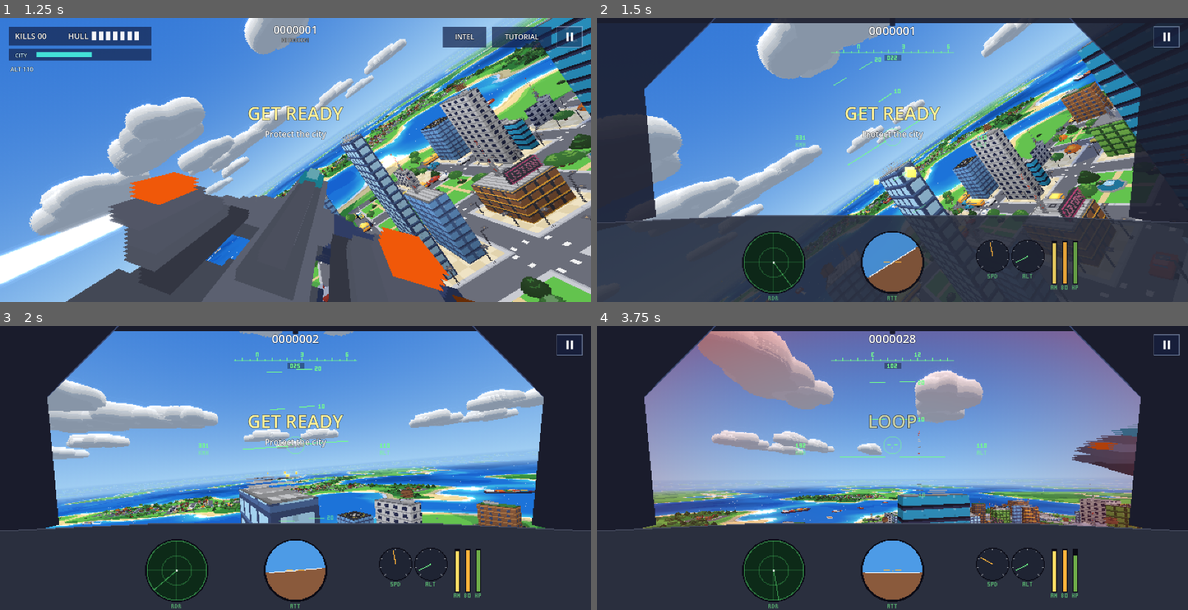
Above: before the commit, frames 1-4 (two rows, left to right).
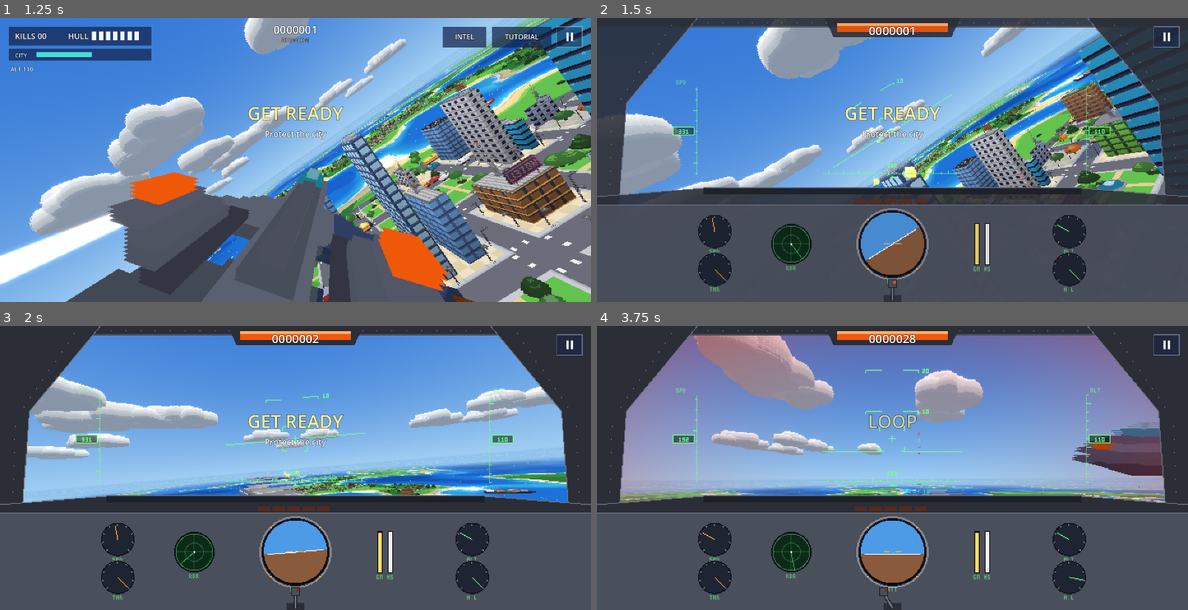
Above: after the commit, the same moments.

Repository: andriiolshevskyi7-hash/sky-stack
Game: Godot game, scene res://main.tscn
Same seed, same stepped clock (60 frames per second), same inputs: the game is played once before the commit and once after it.
Inputs (mouse positions are in pixels of both pictures, inside the frame that each line leads up to):
- Up to frame 1 (1.25 s): tap Enter at 0.5 s; move the mouse to (425, 145) at 0.52 s; hold D from 0.53 s (still down); tap C at 0.6 s; click (425, 145) at 0.67 s; tap Space at 0.77 s
- Up to frame 2 (1.5 s): release D at 1.25 s; drag from (774, 174) to (862, 216) at 1.27 s
- Up to frame 3 (2 s): no input
- Up to frame 4 (3.75 s): move the mouse to (951, 405) at 2.02 s; hold D 2.03-2.75 s; tap P at 2.1 s; tap Space at 2.75 s; drag from (862, 524) to (715, 425) at 2.77 s; tap Enter at 3.5 s; move the mouse to (1069, 510) at 3.52 s; hold A from 3.53 s (still down); tap L at 3.6 s

Frame 1 is identical in both runs. In frame 2, 29% of the frame differs, in the area x 0-100%, y 0-100%; in frame 3, 43%; in frame 4, 43%.

Commit message:
Cockpit: detailed canopy, dashboard and HUD
- Canopy frame with rivets, top bow with an orange-lit mirror, side posts
- Dashboard: glare shield, warning-light row (hull, missile warning,
  reload, thrusters, low altitude), big attitude ball with bezel, side
  gauges (speed, thrust, altitude, hull), radar, gun/missile bars and a
  control stick that moves with the input (trigger lights when firing)
- HUD: pitch ladder (solid above, dashed below, bracket tips) that rolls
  with the jet, speed and altitude tapes, heading scale, gun reticle,
  lock-on circle that shrinks and turns red, COUNTER cue

Co-Authored-By: Claude Opus 5.5 <noreply@anthropic.com>
Claude-Session: https://claude.ai/code/session_01L9hRBCRnnnxvoWgFDdSWFJ

Diff:
--- a/scripts/cockpit.gd
+++ b/scripts/cockpit.gd
@@ -59,96 +59,194 @@
 	var jet: Jet = game.jet
 	var w := size.x
 	var h := size.y
-	var c := Vector2(floorf(w * 0.5), floorf(h * 0.42))
+	var c := Vector2(floorf(w * 0.5), floorf(h * 0.4))
 	_draw_hud(jet, c, w, h)
 	_draw_canopy(w, h)
 	_draw_dash(jet, w, h)
 
 
+func _tape(x: float, y0: float, hgt: float, value: float, step: float, px_per_unit: float, right_side: bool, label: String) -> void:
+	# vertical tape with ticks and a boxed readout
+	var cy := y0 + hgt * 0.5
+	draw_line(Vector2(x, y0), Vector2(x, y0 + hgt), HUD_DIM, 1.0)
+	var first := floorf((value - hgt * 0.5 / px_per_unit) / step) * step
+	var v := first
+	while v <= value + hgt * 0.5 / px_per_unit:
+		var y := roundf(cy - (v - value) * px_per_unit)
+		if y >= y0 and y <= y0 + hgt:
+			var major := is_zero_approx(fmod(absf(v), step * 5.0))
+			var tl := 5.0 if major else 2.0
+			draw_line(Vector2(x, y), Vector2(x + (tl if right_side else -tl), y), HUD, 1.0)
+		v += step
+	var bx := x + (3.0 if right_side else -27.0)
+	draw_rect(Rect2(bx, cy - 4, 24, 9), Color(0, 0.1, 0, 0.55))
+	draw_rect(Rect2(bx, cy - 4, 24, 9), HUD, false, 1.0)
+	ptext(Vector2(bx + 12, cy - 2), str(int(value)), HUD, true)
+	ptext(Vector2(x + (4.0 if right_side else -24.0), y0 - 8), label, HUD_DIM)
+
+
 func _draw_hud(jet: Jet, c: Vector2, w: float, h: float) -> void:
-	var px_per_deg := h / 76.0
-	var roll := jet.roll
-	var pitch_deg := rad_to_deg(jet.pitch)
+	var px_per_deg := h / 70.0
+	var roll := jet.roll + jet.roll_extra
+	var pitch_deg := rad_to_deg(wrapf(jet.pitch, -PI, PI))
 	var right := Vector2(cos(roll), sin(roll))
 	var down := Vector2(-sin(roll), cos(roll))
-	# pitch ladder every 10 degrees
-	for k in range(-6, 7):
+	# pitch ladder: solid above the horizon, dashed below, bracket ends
+	for k in range(-9, 10):
 		var deg := k * 10
 		var off := (pitch_deg - deg) * px_per_deg
-		if absf(off) > h * 0.3:
+		if absf(off) > h * 0.26:
 			continue
 		var mid := c + down * off
-		var half := 26.0 if deg != 0 else 60.0
-		var gap := 8.0
+		var half := 30.0 if deg != 0 else 80.0
+		var gap := 12.0
 		var col := HUD if deg >= 0 else HUD_DIM
-		draw_line((mid - right * half).round(), (mid - right * gap).round(), col, 1.0)
-		draw_line((mid + right * gap).round(), (mid + right * half).round(), col, 1.0)
+		if deg < 0:
+			for side in [-1.0, 1.0]:
+				var t := gap
+				while t < half:
+					draw_line((mid + right * side * t).round(), (mid + right * side * minf(t + 3.0, half)).round(), col, 1.0)
+					t += 6.0
+		else:
+			draw_line((mid - right * half).round(), (mid - right * gap).round(), col, 1.0)
+			draw_line((mid + right * gap).round(), (mid + right * half).round(), col, 1.0)
 		if deg != 0:
-			ptext(mid + right * (half + 4) - Vector2(0, 2), str(absi(deg)), col)
-	# boresight
-	draw_line(c + Vector2(-6, 0), c + Vector2(-2, 0), HUD, 1.0)
-	draw_line(c + Vector2(2, 0), c + Vector2(6, 0), HUD, 1.0)
-	draw_line(c + Vector2(0, 2), c + Vector2(0, 4), HUD, 1.0)
-	draw_arc(c, 10.0, 0, TAU, 20, HUD_DIM, 1.0)
-	# heading tape
+			var tip := down * (3.0 if deg > 0 else -3.0)
+			draw_line((mid - right * half).round(), (mid - right * half + tip).round(), col, 1.0)
+			draw_line((mid + right * half).round(), (mid + right * half + tip).round(), col, 1.0)
+			ptext(mid + right * (half + 5) - Vector2(0, 2), str(absi(deg)), col)
+	# gun reticle: cross + corner brackets
+	draw_line(c + Vector2(-4, 0), c + Vector2(4, 0), HUD, 1.0)
+	draw_line(c + Vector2(0, -4), c + Vector2(0, 4), HUD, 1.0)
+	for sx in [-1.0, 1.0]:
+		for sy in [-1.0, 1.0]:
+			var p := c + Vector2(sx * 14.0, sy * 14.0)
+			draw_line(p, p - Vector2(sx * 5.0, 0), HUD, 1.0)
+			draw_line(p, p - Vector2(0, sy * 5.0), HUD, 1.0)
+	# lock-on circle around the target
+	var m: Missiles = game.missiles
+	if m.lock_target != null and m.lock_target.active and not game.cam.is_position_behind(m.lock_target.pos):
+		var tp: Vector2 = game.cam.unproject_position(m.lock_target.pos)
+		var k2 := clampf(m.lock_t / Missiles.LOCK_TIME, 0.0, 1.0)
+		var rr := lerpf(26.0, 10.0, k2)
+		draw_arc(tp.round(), rr, 0, TAU, 24, RED if m.locked else Color(1, 0.85, 0.3), 1.0)
+		if m.locked:
+			ptext(tp + Vector2(0, rr + 3), "LOCK", RED, true)
+	# speed + altitude tapes
+	_tape(floorf(w * 0.17), c.y - 50, 100, jet.speed * 3.6, 10.0, 1.2, false, "SPD")
+	_tape(floorf(w * 0.83), c.y - 50, 100, jet.position.y, 10.0, 1.0, true, "ALT")
+	# heading scale (bottom of the HUD glass)
 	var hdg := fposmod(rad_to_deg(-jet.yaw), 360.0)
-	var ty := floorf(h * 0.1)
-	draw_line(Vector2(c.x - 70, ty + 8), Vector2(c.x + 70, ty + 8), HUD_DIM, 1.0)
-	for d in range(-40, 41, 5):
+	var ty := floorf(h * 0.55)
+	draw_line(Vector2(c.x - 80, ty), Vector2(c.x + 80, ty), HUD_DIM, 1.0)
+	for d in range(-45, 46, 5):
 		var a := roundi(hdg / 5.0) * 5 + d
 		var x := c.x + (a - hdg) * 1.7
-		if absf(x - c.x) > 70.0:
+		if absf(x - c.x) > 80.0:
 			continue
 		var tick := 4.0 if posmod(a, 10) == 0 else 2.0
-		draw_line(Vector2(roundf(x), ty + 8), Vector2(roundf(x), ty + 8 - tick), HUD, 1.0)
-		if posmod(a, 30) == 0:
-			var lbl := str(posmod(a, 360) / 10)
-			match posmod(a, 360):
-				0:
-					lbl = "N"
-				90:
-					lbl = "E"
-				180:
-					lbl = "S"
-				270:
-					lbl = "W"
-			ptext(Vector2(x, ty - 2), lbl, HUD, true)
-	draw_rect(Rect2(c.x - 9, ty + 10, 19, 7), Color(0, 0, 0, 0.35))
-	ptext(Vector2(c.x, ty + 11), "%03d" % int(hdg), HUD, true)
-	# speed / altitude boxes
-	ptext(Vector2(c.x - 110, c.y - 2), "%d" % int(jet.speed * 3.6), HUD)
-	ptext(Vector2(c.x + 96, c.y - 2), "%d" % int(jet.position.y), HUD)
-	ptext(Vector2(c.x - 110, c.y + 6), "KMH", HUD_DIM)
-	ptext(Vector2(c.x + 96, c.y + 6), "ALT", HUD_DIM)
+		draw_line(Vector2(roundf(x), ty), Vector2(roundf(x), ty - tick), HUD, 1.0)
+	draw_colored_polygon(PackedVector2Array([Vector2(c.x, ty + 1), Vector2(c.x - 3, ty + 5), Vector2(c.x + 3, ty + 5)]), HUD)
+	ptext(Vector2(c.x, ty - 12), "%03d" % int(hdg), HUD, true)
 	if jet.multiplier > 1:
-		ptext(Vector2(c.x, c.y + 40), "LOW X%d" % jet.multiplier, AMBER, true)
+		ptext(Vector2(c.x, c.y + 30), "LOW X%d" % jet.multiplier, AMBER, true)
+	if m.counter_t > 0.0:
+		ptext(Vector2(c.x, c.y - 34), "COUNTER", RED, true)
+
+
+const METAL := Color("4a4f5c")
+const METAL_D := Color("2b2e37")
+const METAL_L := Color("6d7386")
+const RIVET := Color("8b8d96")
+
+
+func _rivets(a: Vector2, b: Vector2, n: int) -> void:
+	for i in n:
+		var p := a.lerp(b, (i + 0.5) / n).round()
+		draw_rect(Rect2(p, Vector2(1, 1)), RIVET)
 
 
 func _draw_canopy(w: float, h: float) -> void:
-	# top bow + side struts
-	draw_rect(Rect2(0, 0, w, 6), FRAME)
-	draw_colored_polygon(PackedVector2Array([Vector2(0, 0), Vector2(w * 0.2, 0), Vector2(w * 0.08, h * 0.25), Vector2(0, h * 0.45)]), FRAME)
-	draw_colored_polygon(PackedVector2Array([Vector2(w, 0), Vector2(w * 0.8, 0), Vector2(w * 0.92, h * 0.25), Vector2(w, h * 0.45)]), FRAME)
-	draw_line(Vector2(w * 0.2, 0), Vector2(w * 0.08, h * 0.25), FRAME_HI, 1.0)
-	draw_line(Vector2(w * 0.8, 0), Vector2(w * 0.92, h * 0.25), FRAME_HI, 1.0)
-	draw_rect(Rect2(w * 0.5 - 3, 0, 6, 9), FRAME)
-	# side rails down to the dash
-	draw_colored_polygon(PackedVector2Array([Vector2(0, h * 0.45), Vector2(w * 0.08, h * 0.25), Vector2(w * 0.1, h * 0.7), Vector2(0, h * 0.75)]), FRAME)
-	draw_colored_polygon(PackedVector2Array([Vector2(w, h * 0.45), Vector2(w * 0.92, h * 0.25), Vector2(w * 0.9, h * 0.7), Vector2(w, h * 0.75)]), FRAME)
+	# top bow with mirror
+	draw_rect(Rect2(0, 0, w, 9), METAL_D)
+	draw_rect(Rect2(0, 9, w, 2), METAL)
+	_rivets(Vector2(0, 5), Vector2(w, 5), 40)
+	var mw := floorf(w * 0.2)
+	var mx := floorf(w * 0.5 - mw * 0.5)
+	draw_colored_polygon(PackedVector2Array([Vector2(mx - 10, 0), Vector2(mx + mw + 10, 0), Vector2(mx + mw, 22), Vector2(mx, 22)]), METAL_D)
+	draw_rect(Rect2(mx + 4, 6, mw - 8, 10), Color("f0580e"))
+	draw_rect(Rect2(mx + 4, 6, mw - 8, 3), Color("ffb06a"))
+	# side frames
+	for side in [0, 1]:
+		var x0 := 0.0 if side == 0 else w
+		var dir := 1.0 if side == 0 else -1.0
+		var pts := PackedVector2Array([Vector2(x0, 0), Vector2(x0 + dir * w * 0.17, 0), Vector2(x0 + dir * w * 0.05, h * 0.3), Vector2(x0 + dir * w * 0.035, h * 0.72), Vector2(x0, h * 0.72)])
+		draw_colored_polygon(pts, METAL_D)
+		draw_line(Vector2(x0 + dir * w * 0.17, 0), Vector2(x0 + dir * w * 0.05, h * 0.3), METAL_L, 1.0)
+		draw_line(Vector2(x0 + dir * w * 0.05, h * 0.3), Vector2(x0 + dir * w * 0.035, h * 0.72), METAL_L, 1.0)
+		_rivets(Vector2(x0 + dir * w * 0.13, 3), Vector2(x0 + dir * w * 0.035, h * 0.3), 9)
+		_rivets(Vector2(x0 + dir * w * 0.025, h * 0.33), Vector2(x0 + dir * w * 0.02, h * 0.7), 8)
 
 
 func _draw_dash(jet: Jet, w: float, h: float) -> void:
-	var top := floorf(h * 0.7)
-	# glare shield + panel
-	var pts := PackedVector2Array([Vector2(0, top + 8), Vector2(w * 0.25, top), Vector2(w * 0.75, top), Vector2(w, top + 8), Vector2(w, h), Vector2(0, h)])
-	draw_colored_polygon(pts, DASH)
-	draw_polyline(PackedVector2Array([Vector2(0, top + 8), Vector2(w * 0.25, top), Vector2(w * 0.75, top), Vector2(w, top + 8)]), DASH_HI, 1.0)
-	var panel_h := h - top
-	var cy := floorf(top + panel_h * 0.55)
-	var r := floorf(minf(panel_h * 0.38, 34.0))
-	_radar(jet, Vector2(floorf(w * 0.3), cy), r)
+	var top := floorf(h * 0.6)
+	# glare shield
+	var pts := PackedVector2Array([Vector2(0, top + 10), Vector2(w * 0.18, top), Vector2(w * 0.82, top), Vector2(w, top + 10), Vector2(w, h), Vector2(0, h)])
+	draw_colored_polygon(pts, METAL_D)
+	draw_rect(Rect2(w * 0.18, top, w * 0.64, 7), Color("1d1f27"))
+	draw_line(Vector2(0, top + 10), Vector2(w * 0.18, top), METAL_L, 1.0)
+	draw_line(Vector2(w * 0.18, top), Vector2(w * 0.82, top), METAL_L, 1.0)
+	draw_line(Vector2(w * 0.82, top), Vector2(w, top + 10), METAL_L, 1.0)
+	# warning lights
+	var m: Missiles = game.missiles
+	var warn := [
+		jet.health < 40.0,
+		m.incoming_t < 2.0,
+		jet.reloading > 0.0 or m.reload > 0.0,
+		jet.boosting,
+		jet.position.y < CityGen.LOW_ALT,
+	]
+	var lw := 14.0
+	var lx := floorf(w * 0.5 - warn.size() * (lw + 3) * 0.5)
+	for i in warn.size():
+		var on: bool = warn[i]
+		var blink: bool = on and (i == 1 or i == 0) and int(Time.get_ticks_msec() / 200) % 2 == 0
+		var col := Color("ff3b2e") if blink else (Color("f0580e") if on else Color("5a2a1a"))
+		draw_rect(Rect2(lx + i * (lw + 3), top + 12, lw, 5), col)
+	# instrument panel
+	draw_rect(Rect2(0, top + 20, w, h - top - 20), METAL)
+	draw_line(Vector2(0, top + 20), Vector2(w, top + 20), METAL_L, 1.0)
+	var panel_h := h - top - 20
+	var cy := floorf(top + 20 + panel_h * 0.4)
+	var r := floorf(minf(panel_h * 0.33, 44.0))
+	# big attitude ball with bezel
+	draw_circle(Vector2(w * 0.5, cy), r + 5, Color("8b8d96"))
+	draw_circle(Vector2(w * 0.5, cy), r + 3, METAL_D)
 	_attitude(jet, Vector2(floorf(w * 0.5), cy), r)
-	_gauges(jet, Vector2(floorf(w * 0.7), cy), r)
+	for k in 4:
+		var a := TAU * k / 4.0 + PI * 0.25
+		draw_rect(Rect2((Vector2(w * 0.5, cy) + Vector2(cos(a), sin(a)) * (r + 4)).round() - Vector2(1, 1), Vector2(2, 2)), Color("ffb43c"))
+	# side gauges
+	var gr := floorf(r * 0.5)
+	_dial(Vector2(floorf(w * 0.2), cy - gr * 0.8), gr, jet.speed / 200.0, "SPD", AMBER)
+	_dial(Vector2(floorf(w * 0.2), cy + gr * 1.6), gr, jet.boost_energy / 100.0, "THR", AMBER)
+	_dial(Vector2(floorf(w * 0.8), cy - gr * 0.8), gr, jet.position.y / 400.0, "ALT", HUD)
+	_dial(Vector2(floorf(w * 0.8), cy + gr * 1.6), gr, jet.health / jet.max_health, "HUL", HUD if jet.health > 35.0 else RED)
+	_radar(jet, Vector2(floorf(w * 0.33), cy), floorf(r * 0.6))
+	var bx := floorf(w * 0.64)
+	var bh := r * 1.3
+	_bar(Vector2(bx, cy - bh * 0.5), bh, jet.ammo / Jet.MAX_AMMO, Color("ffe066"), "GN")
+	_bar(Vector2(bx + 12, cy - bh * 0.5), bh, float(game.missiles_left()) / maxf(1.0, game.missiles_max()), Color("f4f4f4"), "MS")
+	# control stick, moves with the input
+	var st: Vector2 = game.controls.stick
+	var base := Vector2(floorf(w * 0.5), h - 2)
+	var knob := base + Vector2(st.x * 10.0, -18.0 + st.y * 4.0)
+	draw_rect(Rect2(base.x - 10, h - 8, 20, 8), METAL_D)
+	draw_line(base, knob, Color("1d1f27"), 4.0)
+	draw_line(base, knob, METAL_L, 2.0)
+	draw_rect(Rect2(knob - Vector2(5, 6), Vector2(10, 10)), Color("1d1f27"))
+	draw_rect(Rect2(knob - Vector2(4, 5), Vector2(8, 8)), METAL)
+	draw_rect(Rect2(knob + Vector2(1, -4), Vector2(3, 3)), Color("f0580e") if game.controls.fire else Color("8a2a10"))
 
 
 func _radar(jet: Jet, c: Vector2, r: float) -> void:
